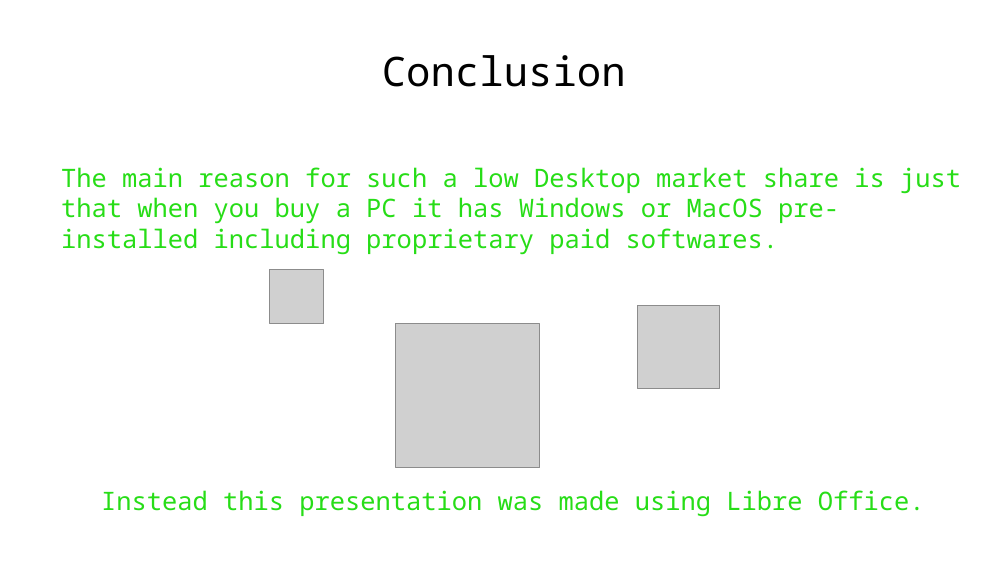
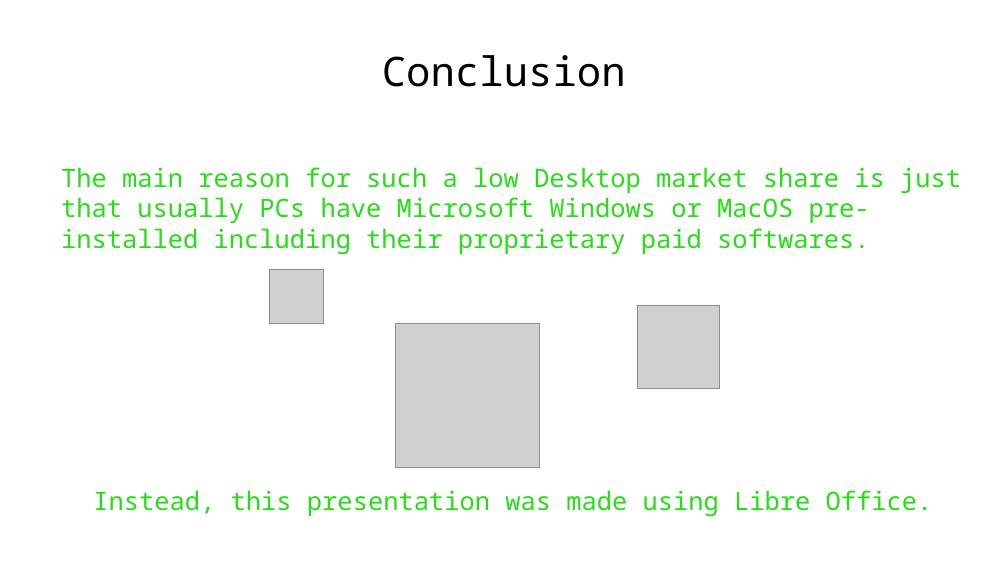
Before and after one commit to WAPEETY/open-source-presentation, a slide deck: slide 13 of open_source.odp. Drawn at 1008x567 pixels with LibreOffice and Linux fonts; fonts in the diff are those of the drawing; grey boxes stand for pictures; background and template pictures are left out. Boxes give left, top, right and bottom in pixels: in the first picture for what was removed or moved away, otherwise in the second. Text is boxed around its words. In the diff, an @@ line names an element or a change of style, - is before the commit and + after.

```diff
--- a/open_source.odp
+++ b/open_source.odp
@@ text at box(61, 167, 961, 255): text changed @@
-The main reason for such a low Desktop market share is just that when you buy a PC it has Windows or MacOS pre-installed including proprietary paid softwares.
+The main reason for such a low Desktop market share is just that usually PCs have Microsoft Windows or MacOS pre-installed including their proprietary paid softwares.
@@ text at box(93, 490, 933, 517): text changed @@
-Instead this presentation was made using Libre Office.
+Instead, this presentation was made using Libre Office.
```
Also in this commit, not shown: 1 other slide changed, 1 other file.
